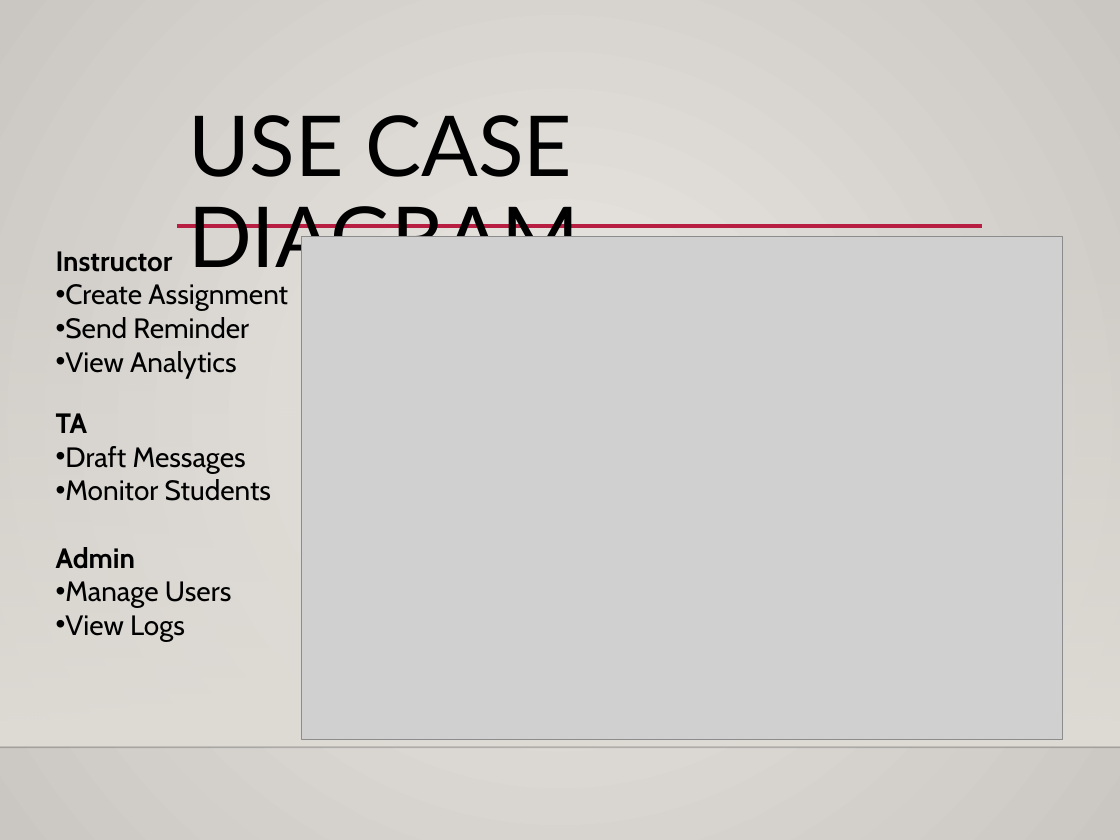
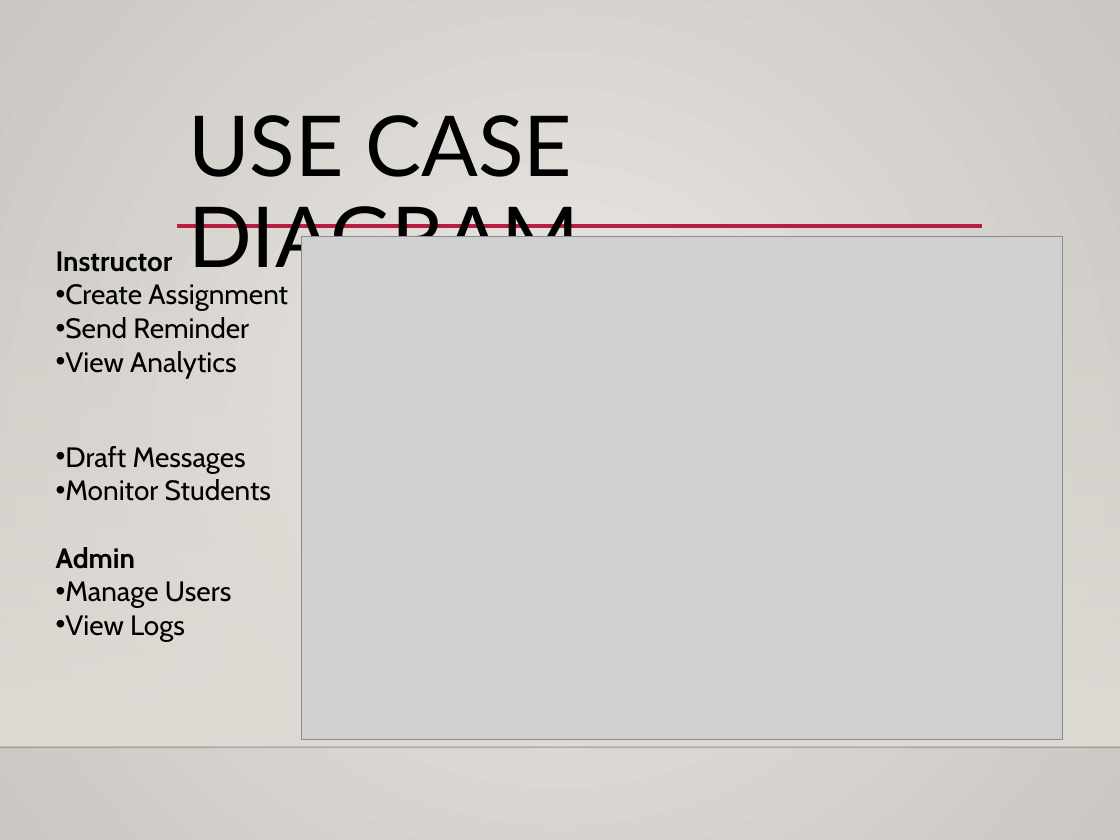
Before and after one commit to Mid112/Canvas-AI-Assistant, a slide deck: slide 6 of docs/design/Team16_design presentation.pptx. Drawn at 1120x840 pixels with LibreOffice and Linux fonts; fonts in the diff are those of the drawing; grey boxes stand for pictures; background and template pictures are left out. Boxes give left, top, right and bottom in pixels: in the first picture for what was removed or moved away, otherwise in the second. Text is boxed around its words. In the diff, an @@ line names an element or a change of style, - is before the commit and + after.

```diff
--- a/docs/design/Team16_design presentation.pptx
+++ b/docs/design/Team16_design presentation.pptx
@@ text at [56, 413, 88, 433]: paragraph removed @@
-TA
```
Also in this commit, not shown: 5 other files.
